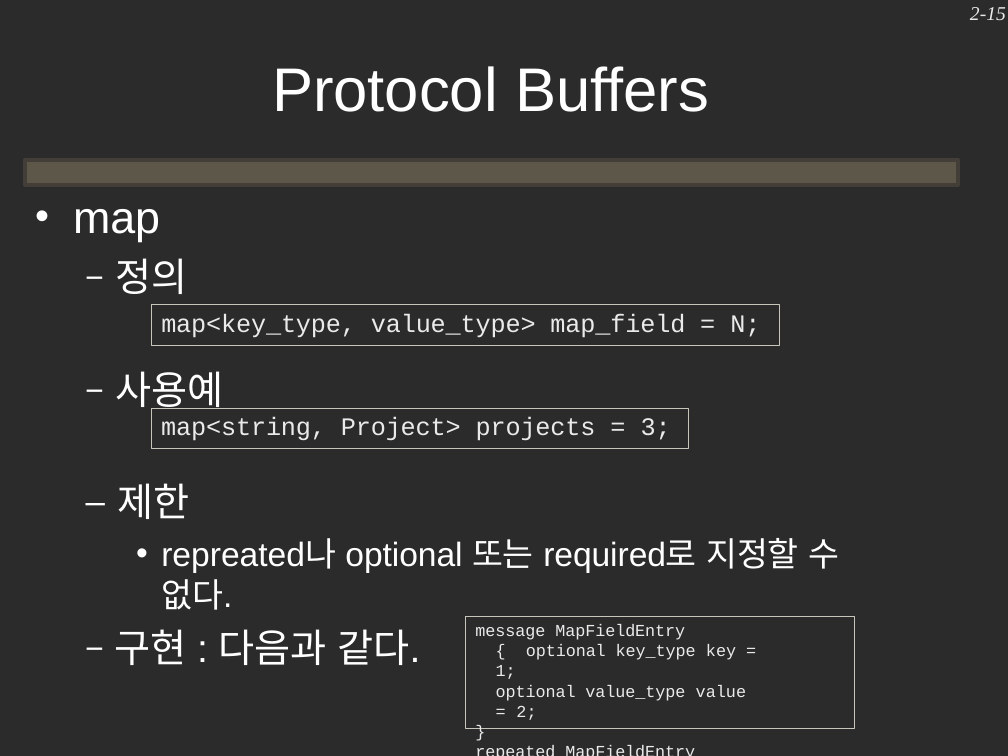
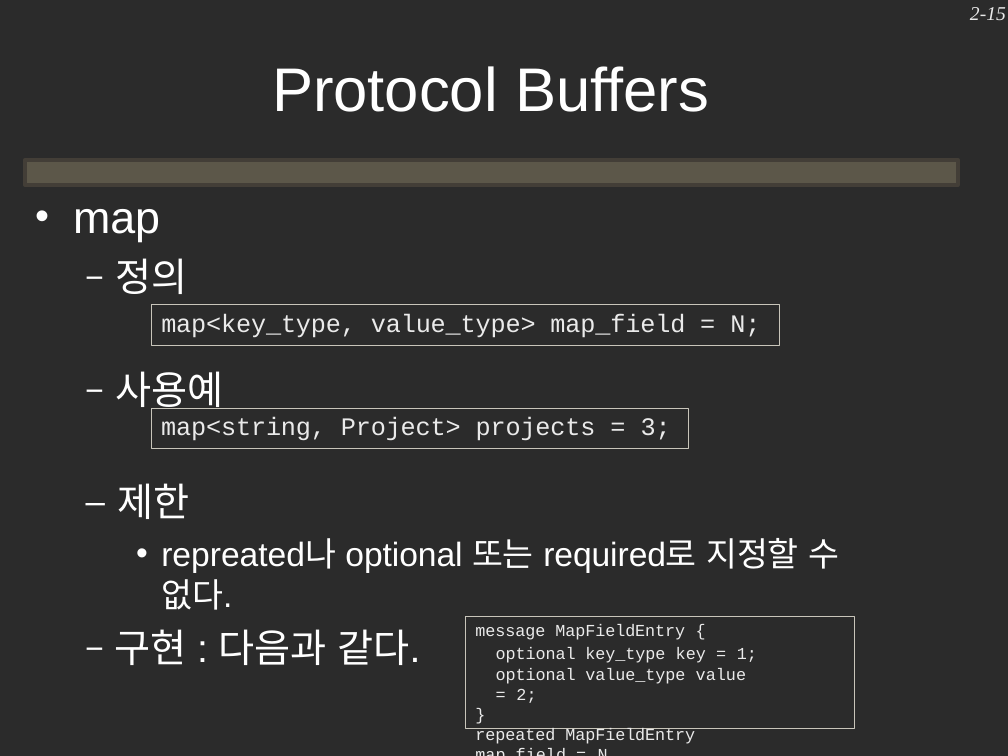
Before and after one commit to kkh3a4a/GameNetWork_Aducation, a slide deck: slide 15 of 수업/20_more.pptx. Drawn at 1008x756 pixels with LibreOffice and Linux fonts; fonts in the diff are those of the drawing; background and template pictures are left out; a plain dark background stands for a picture behind light text. Boxes give left, top, right and bottom in pixels: in the first picture for what was removed or moved away, otherwise in the second. Text is boxed around its words. In the diff, an @@ line names an element or a change of style, - is before the commit and + after.

```diff
--- a/수업/20_more.pptx
+++ b/수업/20_more.pptx
@@ text in rectangle at [475,624,757,663]: text changed @@
-message MapFieldEntry { optional key_type key = 1;
+message MapFieldEntry {
+optional key_type key = 1;
```
Also in this commit, not shown: 2 other slides changed, 14 other files.
